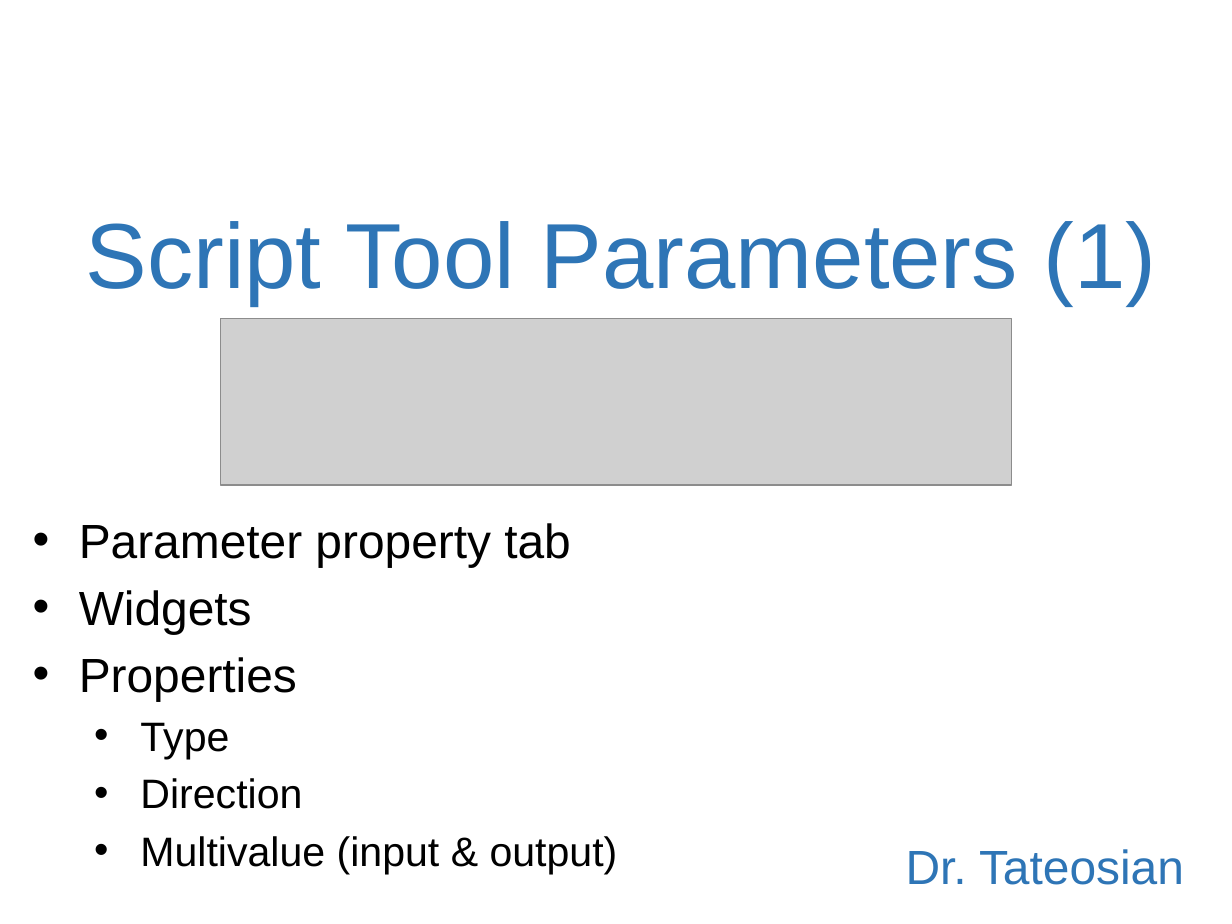
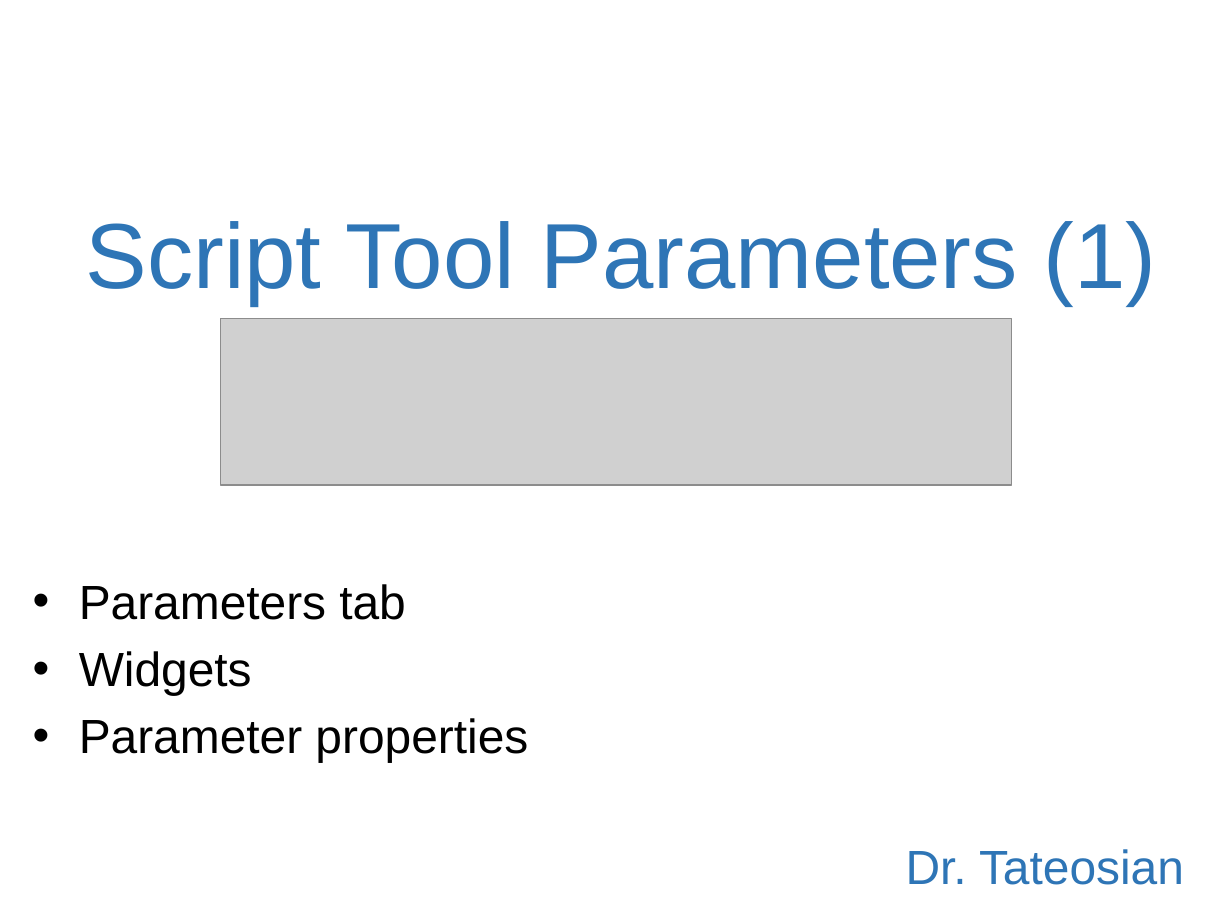
Before and after one commit to lgtateos/gis540, a slide deck: slide 1 of slides/scriptToolParamsPart1.pptx. Drawn at 1232x924 pixels with LibreOffice and Linux fonts; fonts in the diff are those of the drawing; grey boxes stand for pictures. Boxes give left, top, right and bottom in pixels: in the first picture for what was removed or moved away, otherwise in the second. Text is boxed around its words. In the diff, an @@ line names an element or a change of style, - is before the commit and + after.

```diff
--- a/slides/scriptToolParamsPart1.pptx
+++ b/slides/scriptToolParamsPart1.pptx
@@ text "Parameters tab": place and size @@
-text "Parameters tab" at (79,523,618,874)
+text "Parameters tab" at (79,584,528,762)
@@ text at (79,584,406,620): text changed @@
-• Parameter property tab
+• Parameters tab
@@ text at (79,718,528,762): text changed; size 24 to 28 pt @@
-• Properties
-  • Type
-  • Direction
-  • Multivalue (input & output)
+• Parameter properties
```
Also in this commit, not shown: 10 other slides changed, 15 slides added, 3 slides removed.
